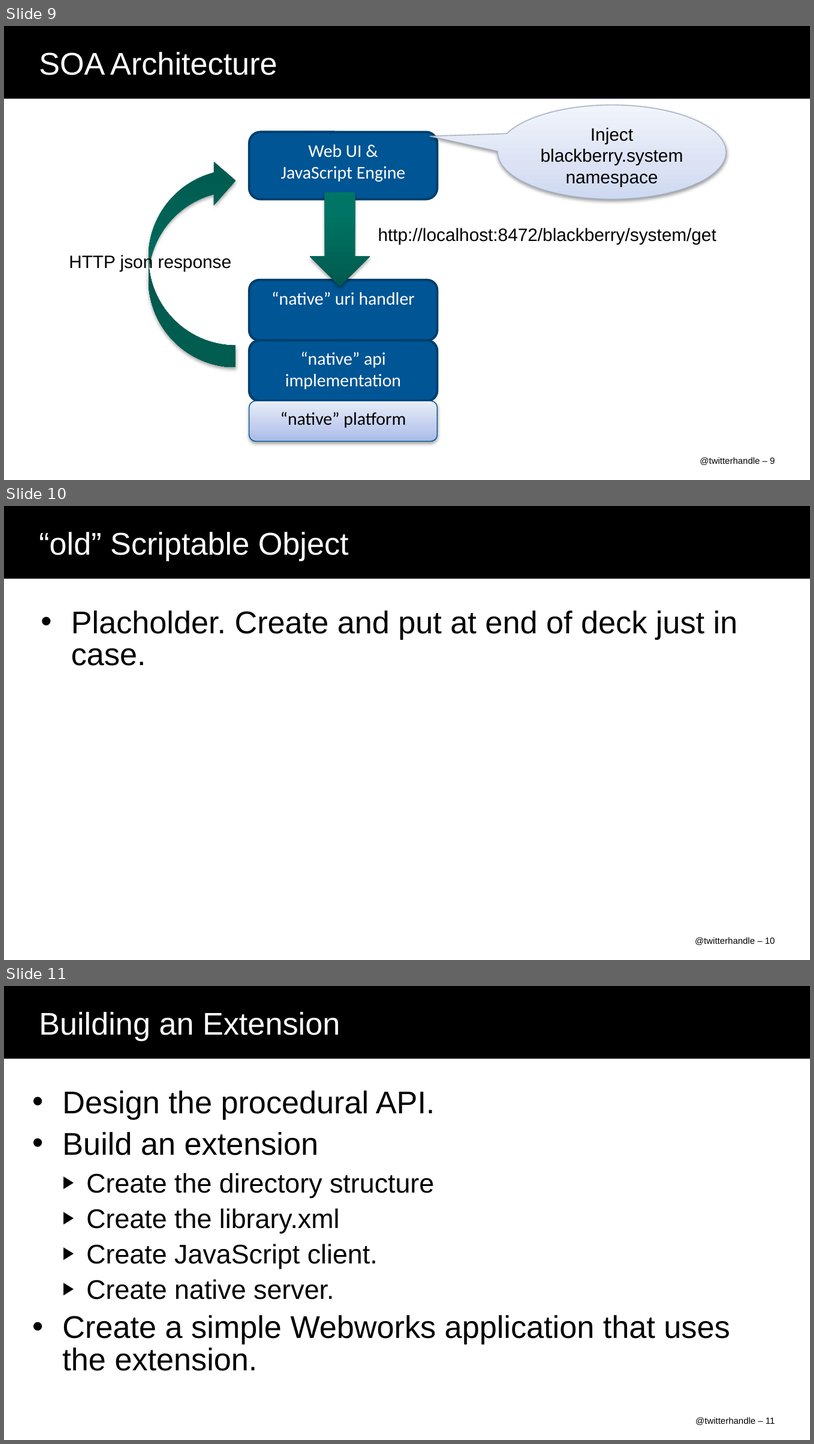
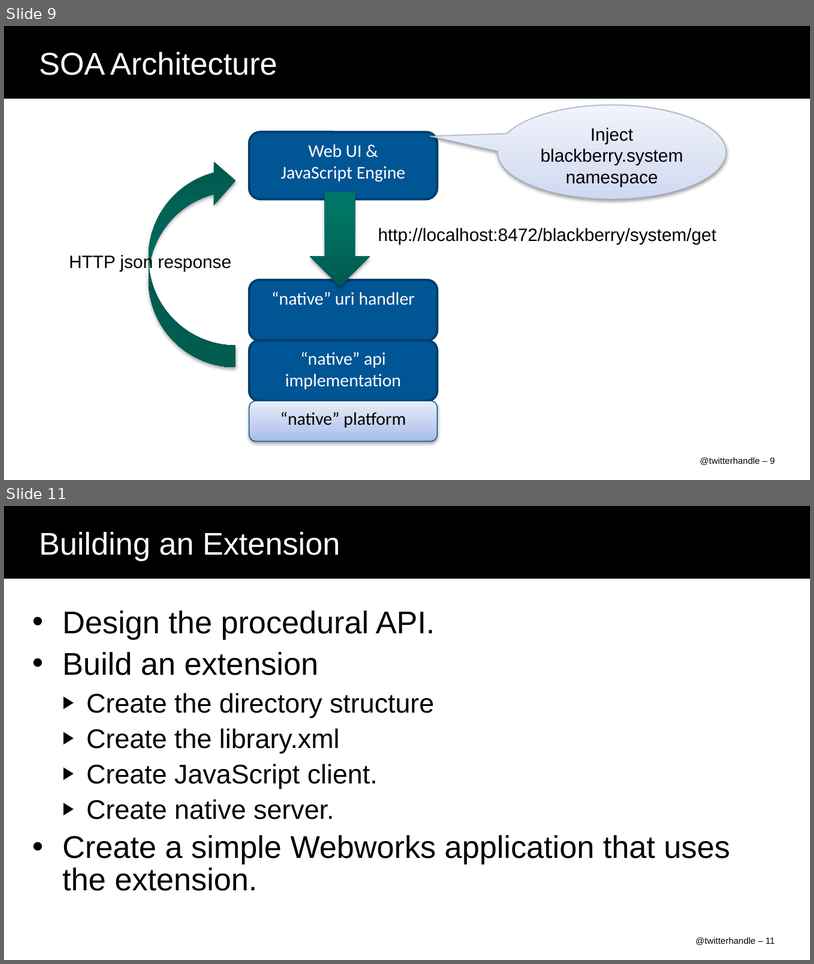
Before and after one commit to nukulb/devcon-demo, a slide deck: DEV51_DelCol.ppt. Shown one above the other, each under a label of ours: slides 9, 10 and 11 before the commit, slides 9 and 11 after it; the slides between them are not shown. The pictures are 814x1444 and 814x964 pixels, drawn with LibreOffice and Linux fonts; fonts in the diff are those of the drawing; background and template pictures are left out. Boxes give left, top, right and bottom in pixels: in the first picture for what was removed or moved away, otherwise in the second. Text is boxed around its words. In the diff, an @@ line names an element or a change of style, - is before the commit and + after.

```diff
--- a/DEV51_DelCol.ppt
+++ b/DEV51_DelCol.ppt
@@ slide 10 removed at [4, 506, 810, 960], background #FFFFFF; not listed: 1 template element that a slide beside it also shows @@
@@ title removed at [39, 532, 349, 561] @@
-“old” Scriptable Object
@@ text removed at [71, 610, 738, 666] @@
-• Placholder. Create and put at end of deck just in case.
@@ page number removed at [695, 937, 776, 945] @@
-@twitterhandle – 10
```
Also in this commit, not shown: 2 slides changed, 1 slide added.
